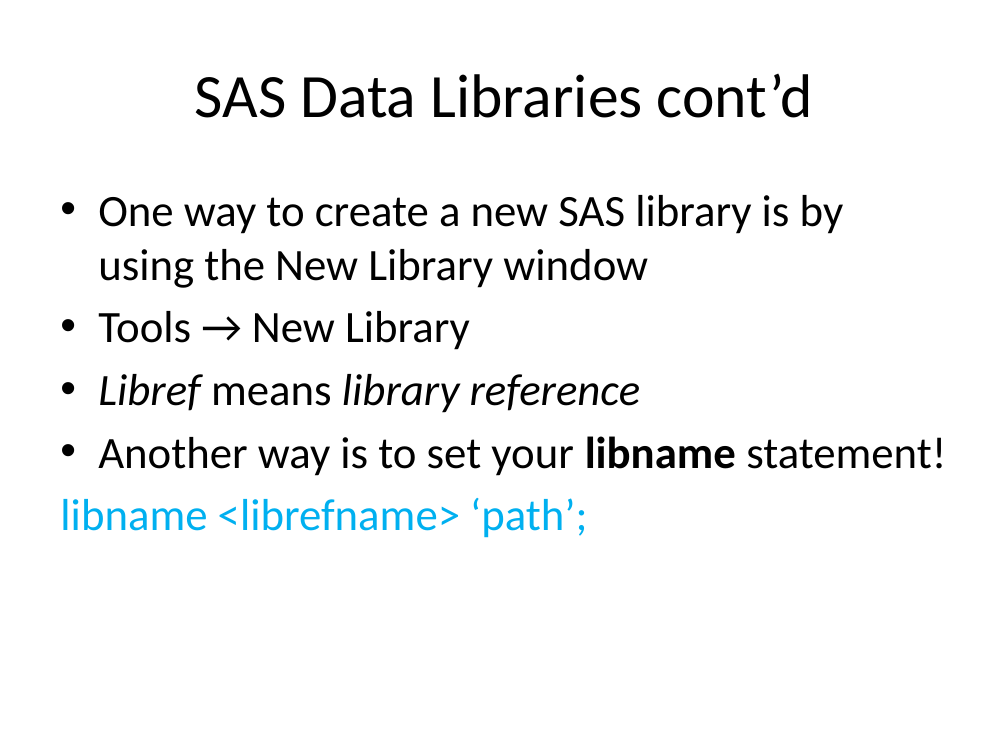
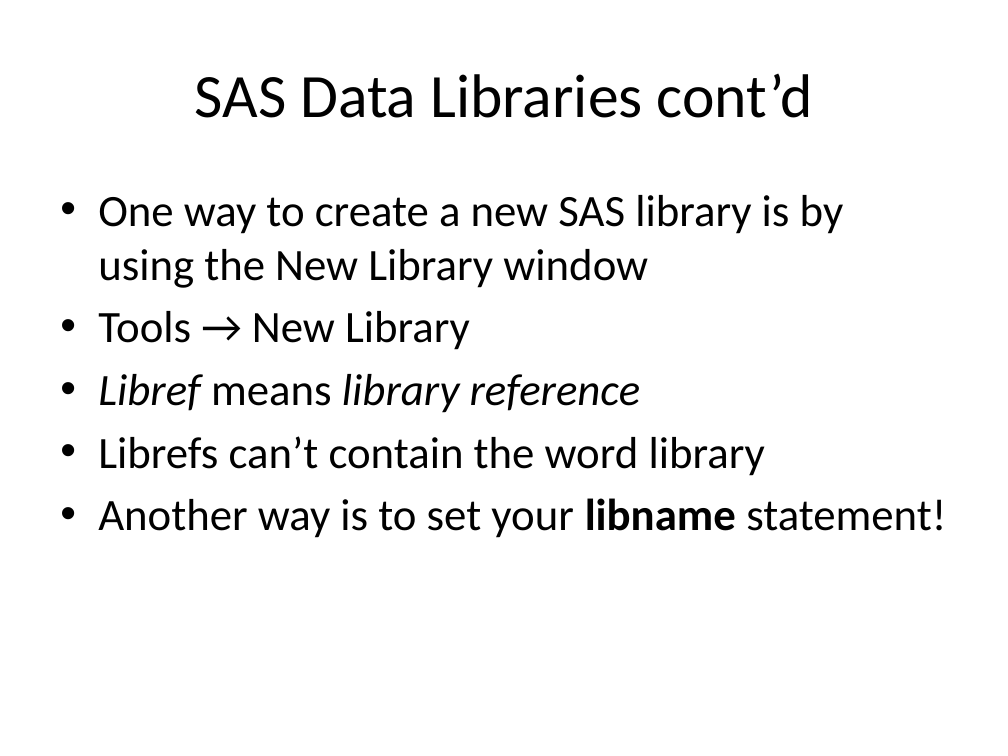
Before and after one commit to CUNYSPHCode/IntroSAS, a slide deck: slide 22 of Session1/session1_MRamos.pptx. Drawn at 1008x756 pixels with LibreOffice and Linux fonts; fonts in the diff are those of the drawing. Boxes give left, top, right and bottom in pixels: in the first picture for what was removed or moved away, otherwise in the second. Text is boxed around its words. In the diff, an @@ line names an element or a change of style, - is before the commit and + after.

```diff
--- a/Session1/session1_MRamos.pptx
+++ b/Session1/session1_MRamos.pptx
@@ text at [98, 436, 765, 476]: paragraph added @@
+• Librefs can’t contain the word library
@@ text at [60, 498, 587, 538]: paragraph removed @@
-libname <librefname> ‘path’;
```
Also in this commit, not shown: 2 other slides changed, 2 slides added.
